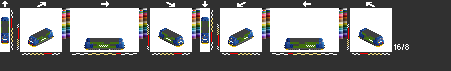
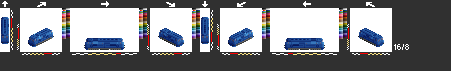
Two versions of the same layered image (451×71). Layer-by-layer changes:
hid "light" over [2, 35, 383, 45]
hid "bs1" over [1, 21, 383, 50]
